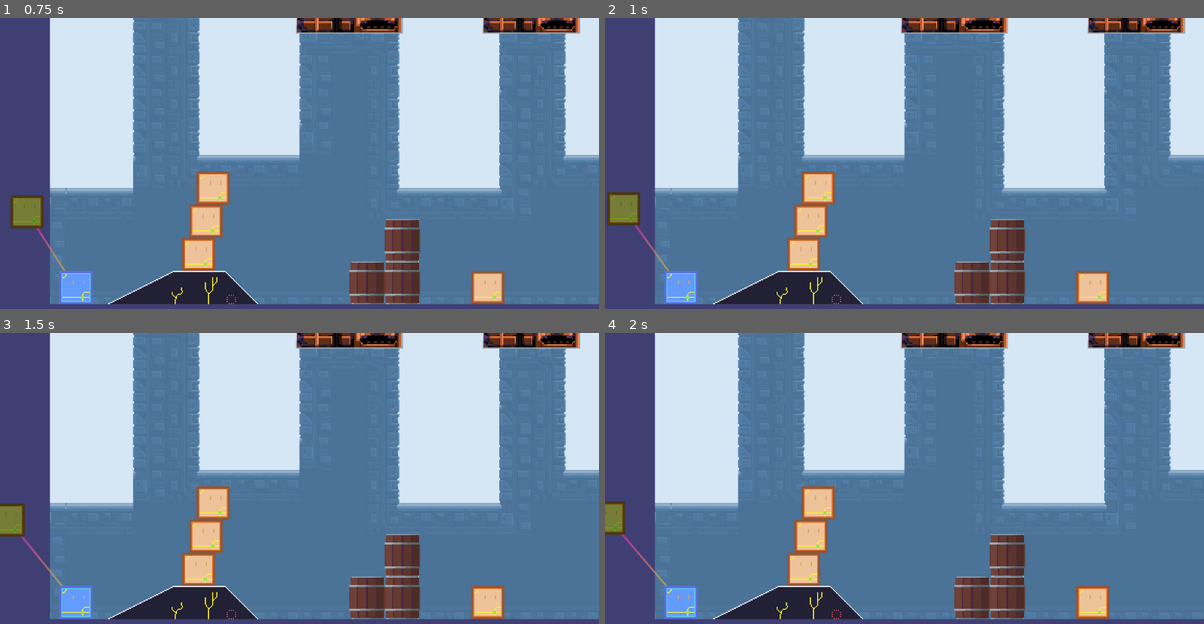
Above: before the commit, frames 1-4 (two rows, left to right).
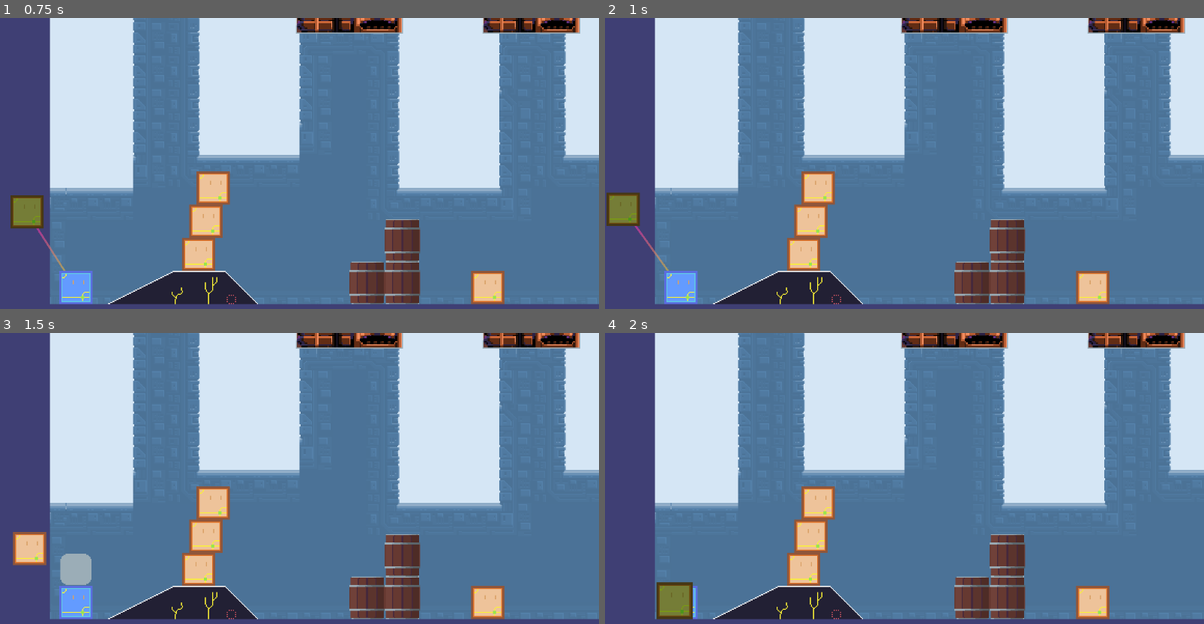
Above: after the commit, the same moments.

Repository: jeffrey-22/cissa-game-jam
Game: Godot game, scene res://scene/level/main_level.tscn
The game is run twice, just before and just after one commit, with the same random seed, the same clock (stepped at 60 frames per second) and the same inputs.
Inputs (mouse positions are in pixels of both pictures, inside the frame that each line leads up to):
- Up to frame 1 (0.75 s): drag from (77, 288) to (35, 215) at 0.52 s
- Up to frame 2 (1 s): no input
- Up to frame 3 (1.5 s): drag from (11, 522) to (77, 603) at 1.27 s
- Up to frame 4 (2 s): no input

Frame 1 is identical in both runs. In frame 2, 0.1% of the frame differs, in the area x 0-11%, y 59-87%; in frame 3, 1.7%, in the area x 0-16%, y 58-87%; in frame 4, 1.3%.

Commit message:
fixed the unclickable bug caused by ui

Diff:
--- a/scene/user_interface/user_interface.gd
+++ b/scene/user_interface/user_interface.gd
@@ -21,6 +21,8 @@
 	if is_ending_sequence_called:
 		return
 	is_ending_sequence_called = true
+	color_rect.visible = true
+	label.visible = true
 	var tween = get_tree().create_tween()
 	tween.tween_property(color_rect, "modulate:a", 1.0, 6.0) # Fade in over 3 seconds
 	tween.parallel().tween_property(label, "modulate:a", 1.0, 6.0) # Fade in over 3 seconds
--- a/scene/user_interface/user_interface.tscn
+++ b/scene/user_interface/user_interface.tscn
@@ -6,6 +6,7 @@
 script = ExtResource("1_6la6j")
 
 [node name="ColorRect" type="ColorRect" parent="."]
+visible = false
 anchors_preset = 15
 anchor_right = 1.0
 anchor_bottom = 1.0
@@ -13,6 +14,7 @@
 grow_vertical = 2
 
 [node name="RichTextLabel" type="RichTextLabel" parent="."]
+visible = false
 anchors_preset = 8
 anchor_left = 0.5
 anchor_top = 0.5
